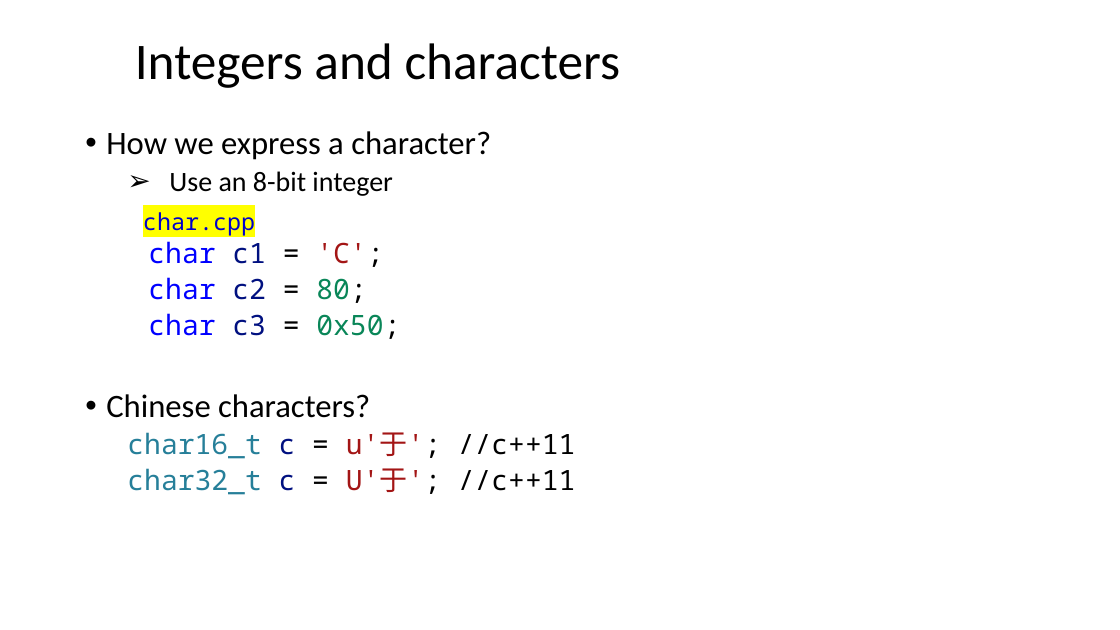
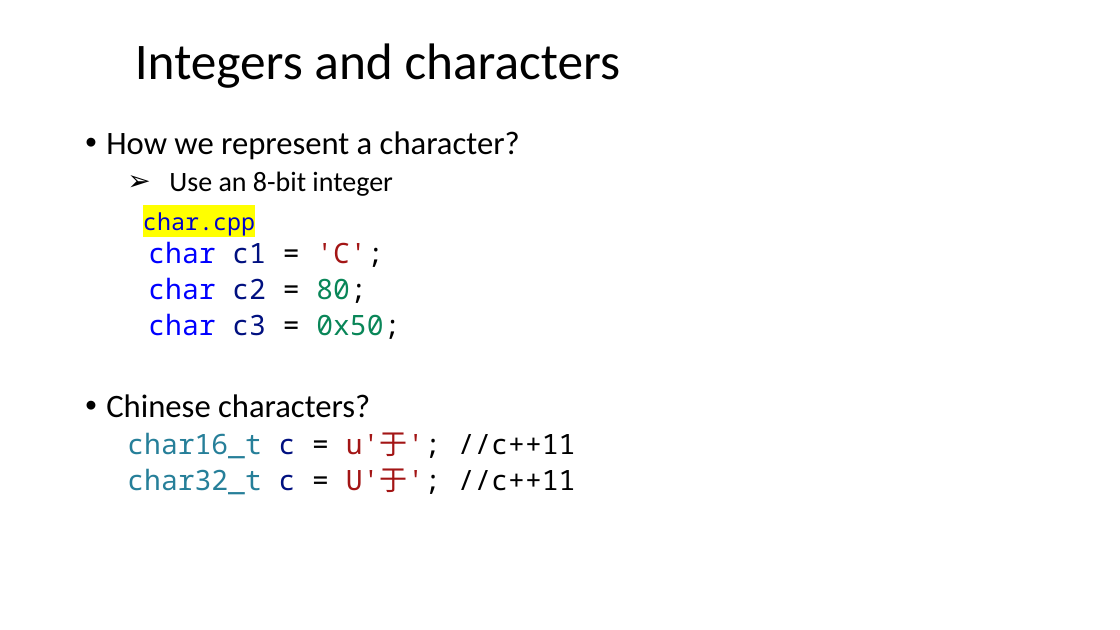
Before and after one commit to dayekuaipao/CPPLearning, a slide deck: slide 13 of week02/Lecture02.pptx (slide 12 before the commit). Drawn at 1120x630 pixels with LibreOffice and Linux fonts; fonts in the diff are those of the drawing; background and template pictures are left out. Boxes give left, top, right and bottom in pixels: in the first picture for what was removed or moved away, otherwise in the second. Text is boxed around its words. In the diff, an @@ line names an element or a change of style, - is before the commit and + after.

```diff
--- a/week02/Lecture02.pptx
+++ b/week02/Lecture02.pptx
@@ text at [106,131,520,160]: text changed @@
-• How we express a character?
+• How we represent a character?
```
Also in this commit, not shown: 14 other slides changed, 2 slides added, 2 other files.
